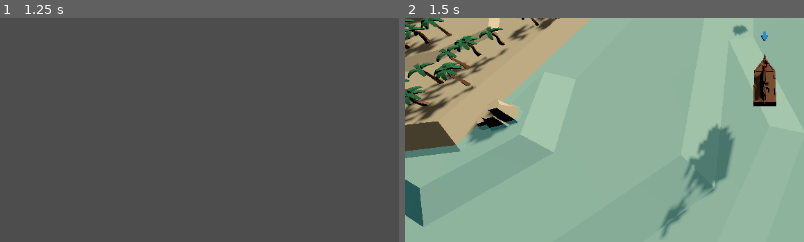
Above: before the commit, frames 1-2 (left to right).
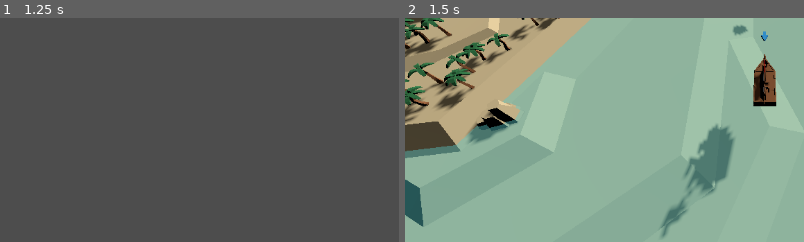
Above: after the commit, the same moments.

Repository: loiclovitana/Crapirate
Game: Godot game, scene res://src/main.tscn
Same seed, same stepped clock (60 frames per second), same inputs: the game is played once before the commit and once after it.
Inputs (mouse positions are % of the whole screen's width and height, from its top left):
- Up to frame 1 (1.25 s): click (18, 8) at 0.52 s; type "Alex" at 0.6 s
- Up to frame 2 (1.5 s): click "START RACE" at 1.25 s
The pictures show only the part of the screen within x 5-55%, y 41-91%; the shares and areas given below are measured in that part.

Frame 1 is identical in both runs. In frame 2, 3.1% of the frame differs, in the area x 2-27%, y 3-47%.

Commit message:
4 player view

Diff:
--- a/src/gamemode/race.tscn
+++ b/src/gamemode/race.tscn
@@ -32,9 +32,24 @@
 anchor_bottom = 1.0
 grow_horizontal = 2
 grow_vertical = 2
+size_flags_horizontal = 3
+size_flags_vertical = 3
 theme_override_constants/separation = 0
 script = ExtResource("3_gb4n2")
 
+[node name="VerticalSplit1" type="VBoxContainer" parent="SplitscreenView"]
+visible = false
+custom_minimum_size = Vector2(0, 100)
+layout_mode = 2
+size_flags_horizontal = 3
+theme_override_constants/separation = 0
+
+[node name="VerticalSplit2" type="VBoxContainer" parent="SplitscreenView"]
+visible = false
+layout_mode = 2
+size_flags_horizontal = 3
+theme_override_constants/separation = 0
+
 [node name="StartingPositions" type="Node" parent="."]
 unique_name_in_owner = true
 
@@ -49,6 +64,18 @@
 
 [node name="Marker3D4" type="Node3D" parent="StartingPositions"]
 transform = Transform3D(1, 0, 0, 0, 1, 0, 0, 0, 1, 24.1901, 0, 27.7121)
+
+[node name="Marker3D5" type="Node3D" parent="StartingPositions"]
+transform = Transform3D(1, 0, 0, 0, 1, 0, 0, 0, 1, 15.2975, 0, 29.3504)
+
+[node name="Marker3D7" type="Node3D" parent="StartingPositions"]
+transform = Transform3D(1, 0, 0, 0, 1, 0, 0, 0, 1, 27.4373, 0, 35.2366)
+
+[node name="Marker3D8" type="Node3D" parent="StartingPositions"]
+transform = Transform3D(1, 0, 0, 0, 1, 0, 0, 0, 1, 12.913, 0, 38.3504)
+
+[node name="Marker3D6" type="Node3D" parent="StartingPositions"]
+transform = Transform3D(1, 0, 0, 0, 1, 0, 0, 0, 1, 20.4059, 0, 28.8783)
 
 [node name="Parcours" type="Node3D" parent="."]
 script = ExtResource("6_iee00")
--- a/src/main.tscn
+++ b/src/main.tscn
@@ -71,7 +71,7 @@
 custom_minimum_size = Vector2(50, 0)
 layout_mode = 2
 min_value = 1.0
-max_value = 4.0
+max_value = 8.0
 value = 1.0
 
 [node name="DynamicPlayerNameInput" type="VBoxContainer" parent="MainMenu/VBoxContainer3/HBoxContainer/NBPlayers"]
--- a/src/player/view/splitScreenView.gd
+++ b/src/player/view/splitScreenView.gd
@@ -1,6 +1,8 @@
 extends HBoxContainer
 
 const sub_view_player_container : PackedScene = preload("res://src/player/view/sub_viewport_player_container.tscn")
+
+var _next_child = 0
 
 # Called when the node enters the scene tree for the first time.
 func _ready():
@@ -8,10 +10,21 @@
 		if player is Boat:
 			add_player(player)
 
+
+
 func add_player(player : Boat):
 	var playerView = sub_view_player_container.instantiate()
-	self.add_child(playerView)
+
+	var vertical_split : Node = get_child(_next_child%2)
+	_next_child += 1
+
+	vertical_split.set_visible(true)
+
+	vertical_split.add_child(playerView)
+
 	playerView.set_observer(player)
+
+
 # Called every frame. 'delta' is the elapsed time since the previous frame.
 func _process(_delta):
 	pass
--- a/src/player/view/sub_viewport_player_container.tscn
+++ b/src/player/view/sub_viewport_player_container.tscn
@@ -3,12 +3,19 @@
 [ext_resource type="Script" path="res://src/player/view/player_view.gd" id="1_m461a"]
 
 [node name="PlayerViewContainer" type="SubViewportContainer"]
+custom_minimum_size = Vector2(100, 100)
+anchors_preset = 15
+anchor_right = 1.0
+anchor_bottom = 1.0
+grow_horizontal = 2
+grow_vertical = 2
 size_flags_horizontal = 3
+size_flags_vertical = 3
 stretch = true
 script = ExtResource("1_m461a")
 
 [node name="playerView" type="SubViewport" parent="."]
 unique_name_in_owner = true
 handle_input_locally = false
-size = Vector2i(2, 2)
+size = Vector2i(1152, 648)
 render_target_update_mode = 4
--- a/src/world/map/map_1.tscn
+++ b/src/world/map/map_1.tscn
@@ -379,7 +379,7 @@
 skeleton = NodePath("../../../../..")
 
 [node name="palms4" type="Node3D" parent="Objects/MainIsland/palms"]
-transform = Transform3D(-0.926391, 0, 0.376564, 0, 1, 0, -0.376564, 0, -0.926391, 11.2082, 0.998626, 14.8279)
+transform = Transform3D(-0.926391, 0, 0.376564, 0, 1, 0, -0.376564, 0, -0.926391, 11.2082, 0.618193, 14.8279)
 
 [node name="PalmLong" type="MeshInstance3D" parent="Objects/MainIsland/palms/palms4"]
 mesh = ExtResource("10_ptkv4")
